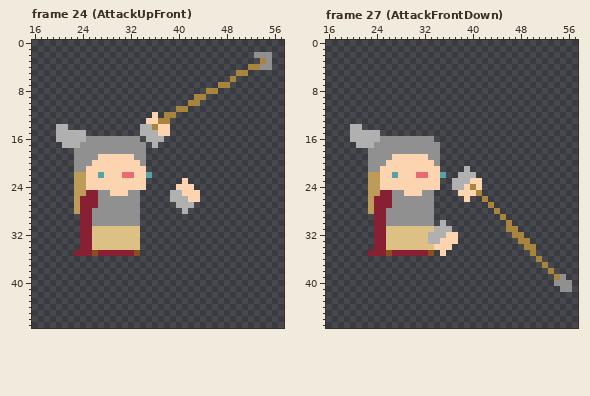
One commit to this pixel-art file: Resources/Sprites/Characters/Valkyrie/ValkyrieAse.aseprite. Above is the file before it was changed.
58x48 pixels, 30 frames. Shown: frame 24 (AttackUpFront): x 16..57, y 0..47; frame 27 (AttackFrontDown): x 16..57, y 0..47. The commit also changed other frames, which this record leaves out.
Now the later version:
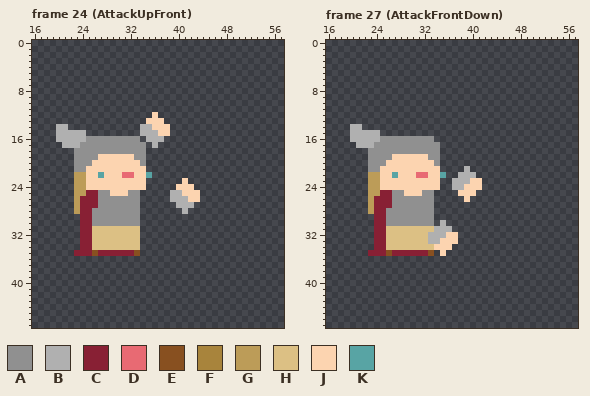
Palette (. is transparent): A #909090  B #b0b0b0  C #882034  D #e86a73  E #885020  F #a8843c  G #bc9c58  H #dcc084  J #fcd4b0  K #58a4a4
From old to new:
Frame 24 (AttackUpFront), layer "Weapon":
Colour F gives way to colour J in row 13 at x 37; in row 14 at x 36.
The edit erases colour A in row 2 at x 53 to 55; in row 3 at x 55; in row 4 at x 54 to 55.
The edit erases colour F in row 3 at x 54; in row 4 at x 52 to 53; in row 5 at x 50 to 51; in row 6 at x 49; in row 7 at x 47 to 48; in row 8 at x 45 to 46.
The edit erases colour F in row 9 at x 43 to 44; in row 10 at x 42 to 43; in row 11 at x 40 to 41; in row 12 at x 38 to 39; in row 13 at x 38.
Frame 27 (AttackFrontDown), layer "Weapon":
Colour F gives way to colour J in row 24 at x 40.
The edit erases colour A in row 39 at x 55; in row 40 at x 54 to 56; in row 41 at x 55 to 56.
The edit erases colour F in row 25 at x 41; in row 26 at x 42; in row 27 at x 43; in row 28 at x 44; in row 29 at x 45; in row 30 at x 46.
The edit erases colour F in row 31 at x 46 to 47; in row 32 at x 47 to 48; in row 33 at x 48 to 49; in row 34 at x 49 to 50; in row 35 at x 50; in row 36 at x 51.
The edit erases colour F in row 37 at x 52; in row 38 at x 53; in row 39 at x 54.
